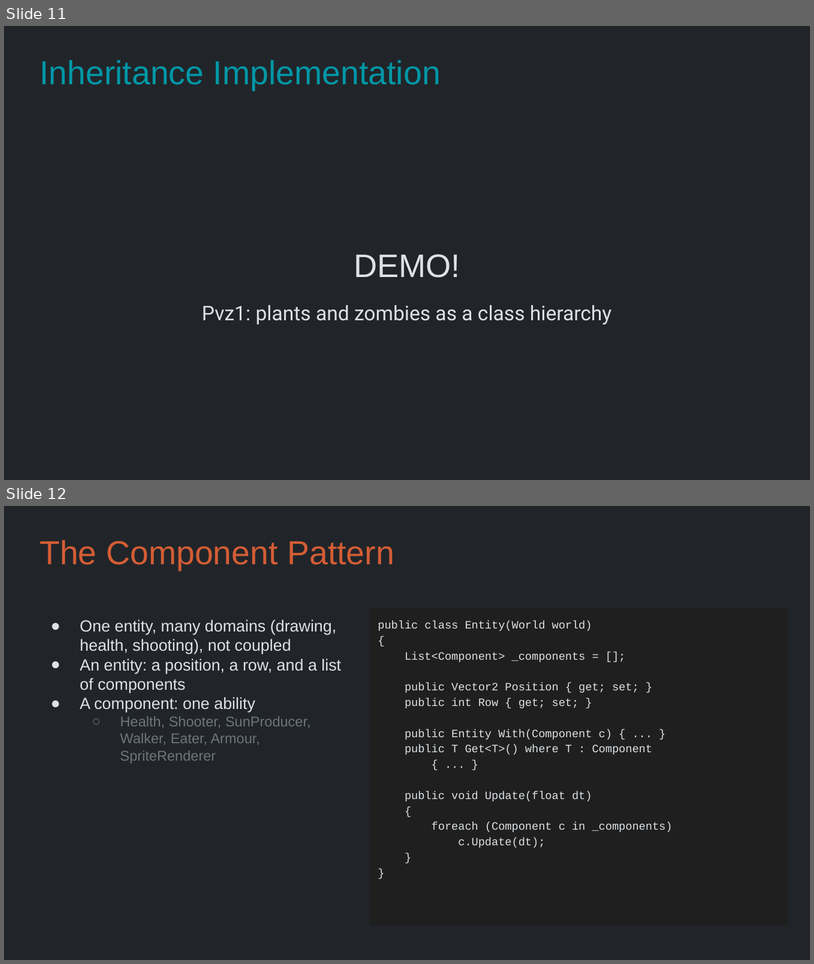
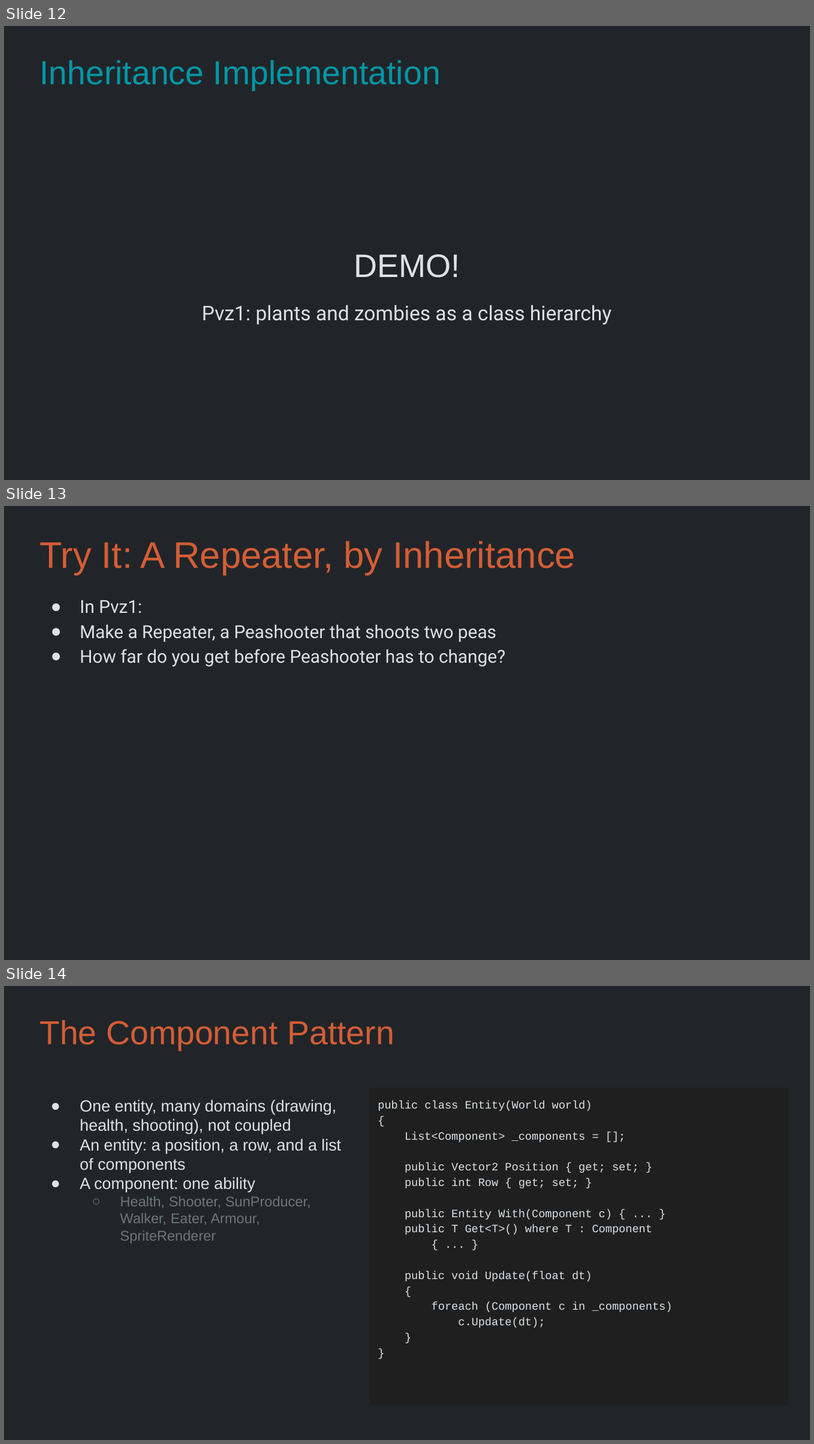
Before and after one commit to Metamate/gar, a slide deck: slides/09 Plants vs. Zombies.pptx. Shown one above the other, each under a label of ours: slides 11 and 12 before the commit, slides 12, 13 and 14 after it. The pictures are 814x964 and 814x1444 pixels, drawn with LibreOffice and Linux fonts; fonts in the diff are those of the drawing. Boxes give left, top, right and bottom in pixels: in the first picture for what was removed or moved away, otherwise in the second. Text is boxed around its words. In the diff, an @@ line names an element or a change of style, - is before the commit and + after.

```diff
--- a/slides/09 Plants vs. Zombies.pptx
+++ b/slides/09 Plants vs. Zombies.pptx
@@ slide 13 added at <box>4,506,810,960</box>, background #212529 @@
@@ title added at <box>39,541,576,575</box>, 33 pt, text #D45D35 @@
+Try It: A Repeater, by Inheritance
@@ text added at <box>80,600,506,667</box>, 16 pt, text #DEE2E6 @@
+● In Pvz1:
+● Make a Repeater, a Peashooter that shoots two peas
+● How far do you get before Peashooter has to change?
@@ what was slide 11 is now slide 12 @@
@@ what was slide 12 is now slide 14 @@
```
Also in this commit, not shown: 3 other slides added, 15 other files.
